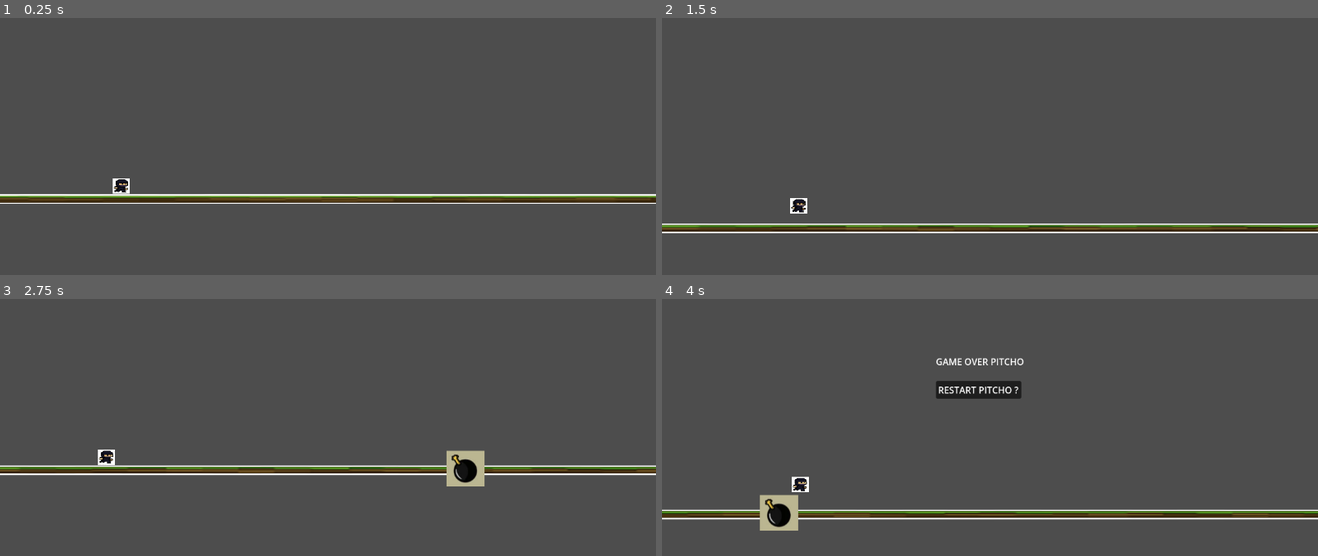
Above: before the commit, frames 1-4 (two rows, left to right).
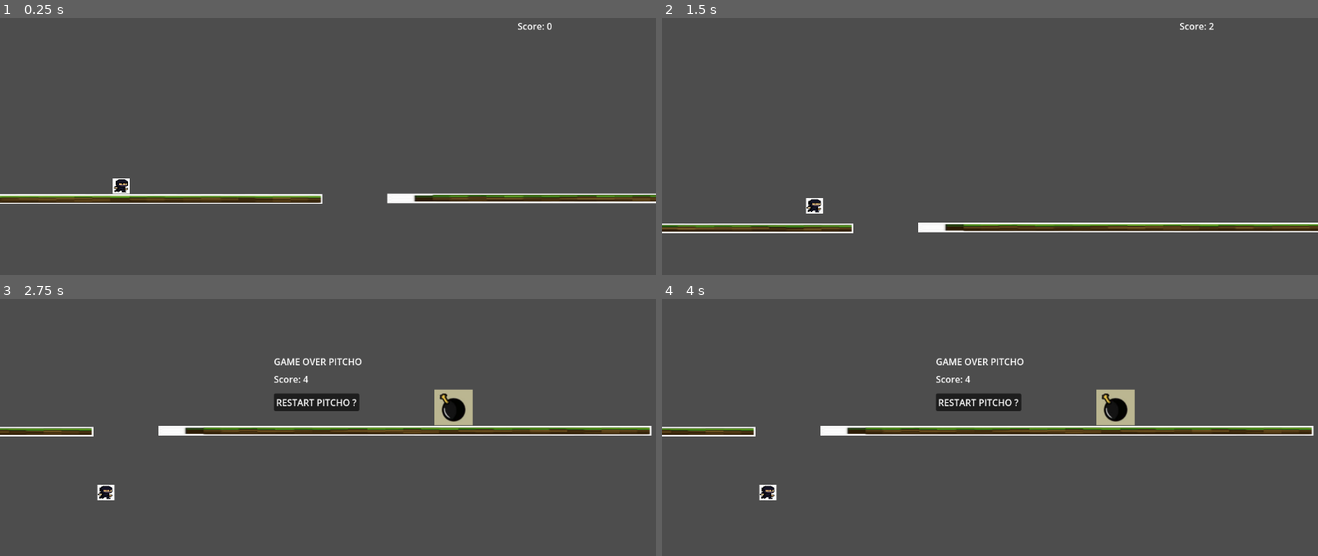
Above: after the commit, the same moments.

Repository: LapaGameDevStudio/PetitNinjaRunner
Game: Godot game, scene res://Main.tscn
Same seed, same stepped clock (60 frames per second), same inputs: the game is played once before the commit and once after it.
Inputs:
- Up to frame 1 (0.25 s): no input
- Up to frame 2 (1.5 s): tap Enter (ui_accept) at 0.5, 0.77 s; hold Right (ui_right) from 0.53 s (still down)
- Up to frame 3 (2.75 s): tap Enter (ui_accept) at 1.52 s; release Right (ui_right) at 2.03 s; hold Left (ui_left) from 2.03 s (still down)
- Up to frame 4 (4 s): release Left (ui_left) at 2.78 s; hold Right (ui_right) from 2.78 s (still down); tap Enter (ui_accept) at 3.02, 3.77 s

The runs differ from the first frame. In frame 1, 1.9% of the frame differs, in the area x 0-100%, y 1-73%; in frame 2, 2.8%; in frame 3, 10%; in frame 4, 10%, in the area x 0-100%, y 29-91%.

Commit message:
Fixed restart issue - Added GameOver sound - Added deathZone when player falls

Diff:
--- a/Main.tscn
+++ b/Main.tscn
@@ -8,15 +8,19 @@
 [ext_resource type="Script" uid="uid://dbsob4dpeawjh" path="res://obstacle_spawner.gd" id="7_lgr22"]
 [ext_resource type="PackedScene" uid="uid://bmkb3dqblkbyj" path="res://Obstacle.tscn" id="8_trn2v"]
 [ext_resource type="AudioStream" uid="uid://tnug3p0bw4s8" path="res://jump sound/Background/background-music-for-mobile-casual-video-game-short-8-bit-music-164703.ogg" id="9_03owx"]
+[ext_resource type="AudioStream" uid="uid://dwgn61jcagps6" path="res://GameOver_Sound/080047_lose_funny_retro_video-game-80925.mp3" id="9_wkp8b"]
 
 [sub_resource type="RectangleShape2D" id="RectangleShape2D_uu6xs"]
 size = Vector2(31, 32)
 
 [sub_resource type="RectangleShape2D" id="RectangleShape2D_r0du0"]
-size = Vector2(1799, 11.5)
+size = Vector2(878, 11.5)
+
+[sub_resource type="WorldBoundaryShape2D" id="WorldBoundaryShape2D_trn2v"]
+distance = -163.0
 
 [node name="Main" type="Node2D"]
-position = Vector2(553, 288)
+position = Vector2(553, 292)
 script = ExtResource("1_trn2v")
 
 [node name="Player" type="CharacterBody2D" parent="."]
@@ -41,12 +45,25 @@
 [node name="Ground" type="StaticBody2D" parent="."]
 
 [node name="Sprite2D" type="Sprite2D" parent="Ground"]
-position = Vector2(-6.50005, 37.5)
-scale = Vector2(4.85754, 0.0580205)
+position = Vector2(-443, 37.5)
+scale = Vector2(2.41899, 0.0580205)
 texture = ExtResource("2_uu6xs")
 
 [node name="CollisionShape2D" type="CollisionShape2D" parent="Ground"]
-position = Vector2(9.5, 38.25)
+position = Vector2(-451, 38.25)
+shape = SubResource("RectangleShape2D_r0du0")
+one_way_collision_margin = 100.0
+debug_color = Color(0, 0.6, 0.701961, 0.0823529)
+
+[node name="Ground2" type="StaticBody2D" parent="."]
+
+[node name="Sprite2D" type="Sprite2D" parent="Ground2"]
+position = Vector2(537, 36)
+scale = Vector2(2.41899, 0.0580205)
+texture = ExtResource("2_uu6xs")
+
+[node name="CollisionShape2D" type="CollisionShape2D" parent="Ground2"]
+position = Vector2(541, 37)
 shape = SubResource("RectangleShape2D_r0du0")
 one_way_collision_margin = 100.0
 debug_color = Color(0, 0.6, 0.701961, 0.0823529)
@@ -62,6 +79,7 @@
 parameters/looping = true
 
 [node name="GameOver_UI" type="CanvasLayer" parent="."]
+process_mode = 3
 
 [node name="Label" type="Label" parent="GameOver_UI"]
 offset_left = 481.0
@@ -71,15 +89,45 @@
 text = "GAME OVER PITCHO"
 horizontal_alignment = 1
 vertical_alignment = 1
+metadata/_edit_use_anchors_ = true
+
+[node name="LastScore" type="Label" parent="GameOver_UI"]
+offset_left = 481.0
+offset_top = 160.0
+offset_right = 597.0
+offset_bottom = 183.0
+text = "SCORE : 0"
+metadata/_edit_use_anchors_ = true
 
 [node name="Button" type="Button" parent="GameOver_UI"]
 offset_left = 481.0
-offset_top = 175.0
+offset_top = 197.0
 offset_right = 631.0
-offset_bottom = 206.0
+offset_bottom = 228.0
 toggle_mode = true
 button_pressed = true
 action_mode = 0
 text = "RESTART PITCHO ?"
+metadata/_edit_use_anchors_ = true
+
+[node name="GameOverSound" type="AudioStreamPlayer2D" parent="GameOver_UI"]
+stream = ExtResource("9_wkp8b")
+
+[node name="DeathZone" type="StaticBody2D" parent="."]
+
+[node name="CollisionShape2D" type="CollisionShape2D" parent="DeathZone"]
+shape = SubResource("WorldBoundaryShape2D_trn2v")
+
+[node name="CanvasLayer" type="CanvasLayer" parent="."]
+
+[node name="ScoreLabel" type="Label" parent="CanvasLayer"]
+anchors_preset = -1
+anchor_right = 0.973
+anchor_bottom = 0.933
+offset_left = 909.0
+offset_top = 33.0
+offset_right = -73.896
+offset_bottom = -490.584
+text = "SCORE : 0"
 
 [connection signal="pressed" from="GameOver_UI/Button" to="." method="_on_restart_button_pressed"]
--- a/main.gd
+++ b/main.gd
@@ -1,11 +1,37 @@
 extends Node2D
 
 @onready var game_over_ui = $GameOver_UI
+@onready var score_label = $CanvasLayer/ScoreLabel
+
+var score := 0
+var score_timer := 0.0
+var is_game_over := false
 
 func _ready():
+	$DeathZone.add_to_group("DeathZone")
 	game_over_ui.visible = false
-	print("HELOOOOOOOOOOOOOOOOOOOOO")
+	game_over_ui.process_mode = Node.PROCESS_MODE_ALWAYS
+	score = 0
+	score_label.text = "Score: %d" % score
+
+	var player = $Player
+	player.connect("game_over", Callable(self, "_on_game_over"))
+
+func _process(delta):
+	if not is_game_over:
+		score_timer += delta
+		if score_timer >= 0.5:  # increase score every 0.5 seconds
+			score += 1
+			score_label.text = "Score: %d" % score
+			game_over_ui.get_node("LastScore").text = score_label.text
+			score_timer = 0.0
+
+func _on_game_over():
+	game_over_ui.visible = true
+	score_label.visible = false
+	get_tree().paused = true
 
 func _on_restart_button_pressed():
 	get_tree().paused = false
+	game_over_ui.visible = false
 	get_tree().reload_current_scene()
--- a/obstacle_spawner.gd
+++ b/obstacle_spawner.gd
@@ -5,7 +5,7 @@
 var timer := 0.0
 
 var base_speed := 200.0
-var speed_increase_rate := 100.0  # Speed increase per second
+var speed_increase_rate := 10.0  # Speed increase per second
 var current_speed := base_speed
 var time_elapsed := 0.0
 
@@ -22,7 +22,7 @@
 func spawn_obstacle():
 	if obstacle_scene:
 		var new_obstacle = obstacle_scene.instantiate()
-		new_obstacle.position = Vector2(300, -100)
+		new_obstacle.position = Vector2(300, -140)
 		new_obstacle.speed = current_speed  # ✅ Pass dynamic speed
 		new_obstacle.add_to_group("obstacles")
 		get_parent().add_child(new_obstacle)
--- a/player.gd
+++ b/player.gd
@@ -2,8 +2,9 @@
 
 const GRAVITY = 1000.0
 const JUMP_FORCE = -500.0
-const SPEED = 150.0
+const SPEED = 300.0
 
+signal game_over
 
 func _physics_process(delta):
 	velocity.y += GRAVITY * delta
@@ -20,10 +21,10 @@
 	var collision = get_last_slide_collision()
 	if collision:
 		var collider = collision.get_collider()
-		if collider and collider.is_in_group("obstacles"):
+		if collider and (collider.is_in_group("obstacles") or collider.is_in_group("DeathZone")):
 			bye_bye_amigo()
 
 func bye_bye_amigo():
-	var game_over_ui = get_tree().get_root().get_node("Main/GameOver_UI")  # Adjust path as needed
-	game_over_ui.visible = true
-	get_tree().paused = true
+	print("YOU ARE DEAD PITCHOO")
+	$"../GameOver_UI/GameOverSound".play()
+	emit_signal("game_over")
Not shown: 1 places in Main.tscn that only renumber resources
Not shown, added: GameOver_Sound/080047_lose_funny_retro_video-game-80925.mp3
Not shown, added: GameOver_Sound/epic-hybrid-logo-157092.mp3
Not shown, added: GameOver_Sound/videogame-death-sound-43894.mp3
